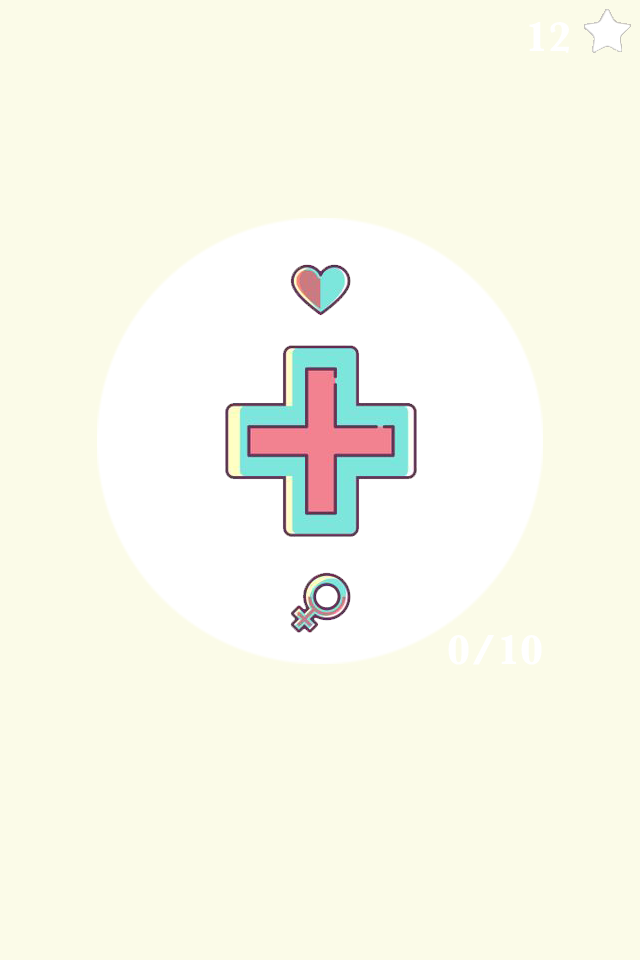
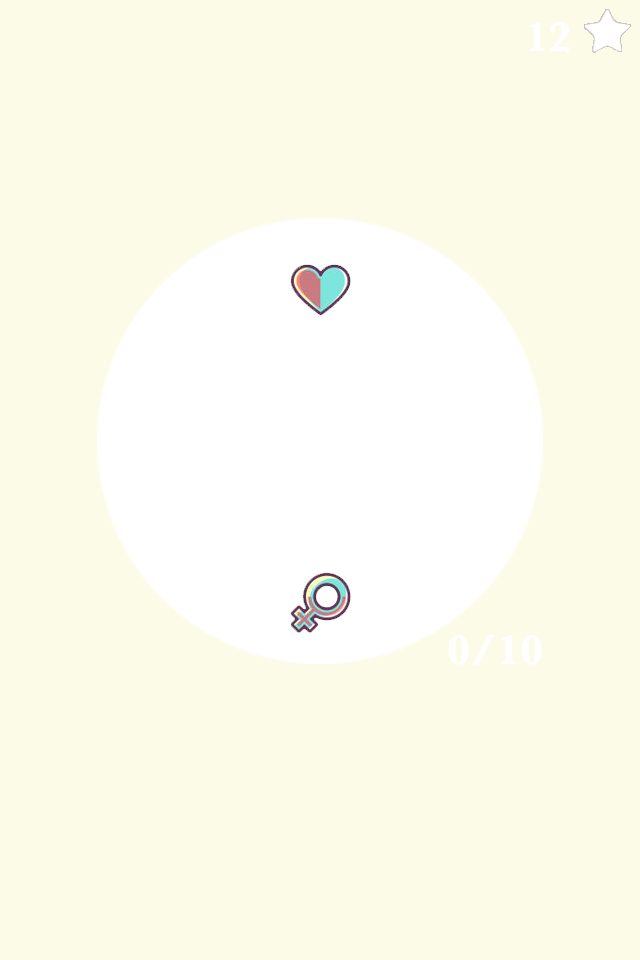
Revision of a layered 640x960 image; what changed, layer by layer:
hid "Cross" over box(225, 345, 417, 537)
